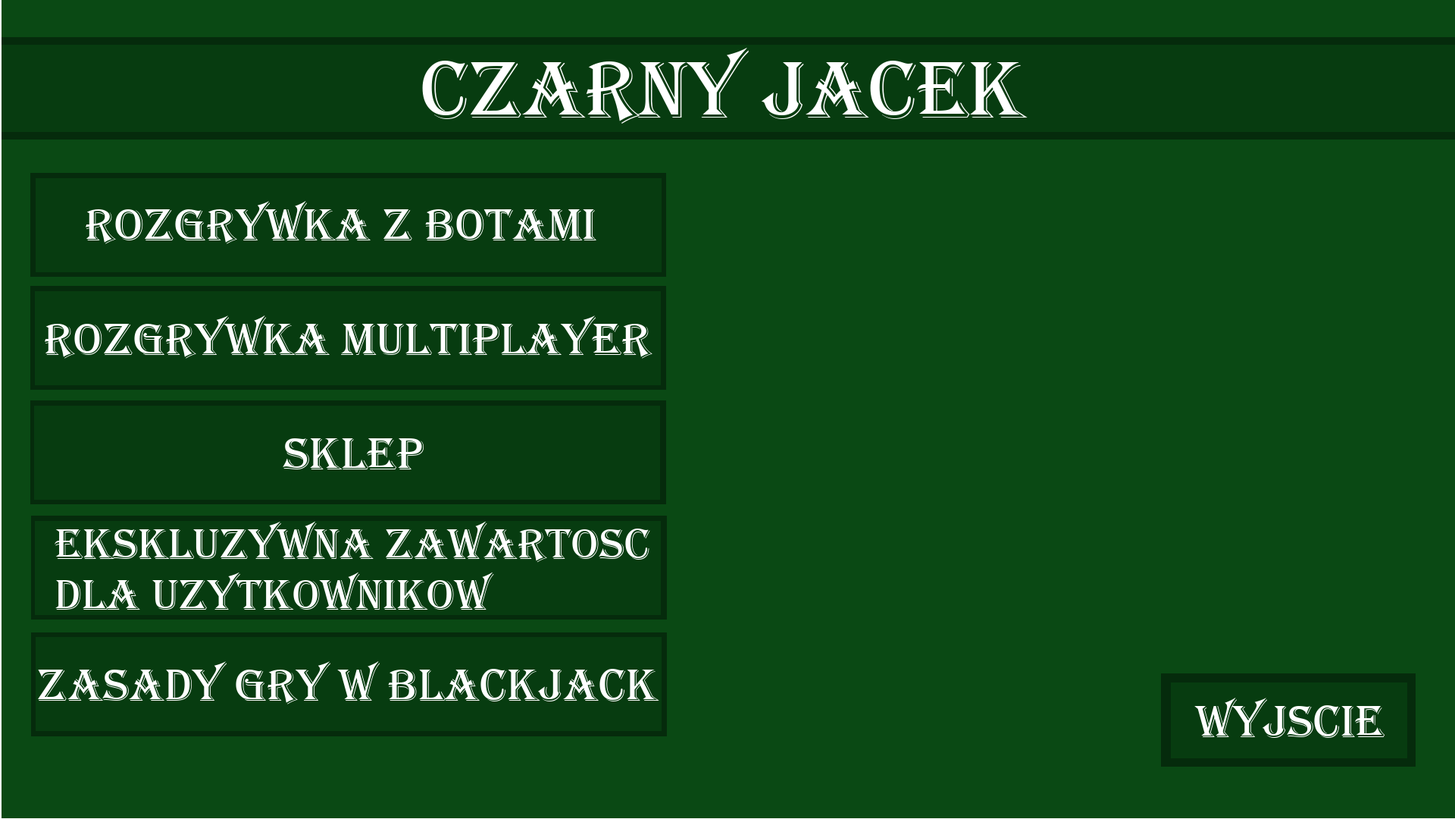
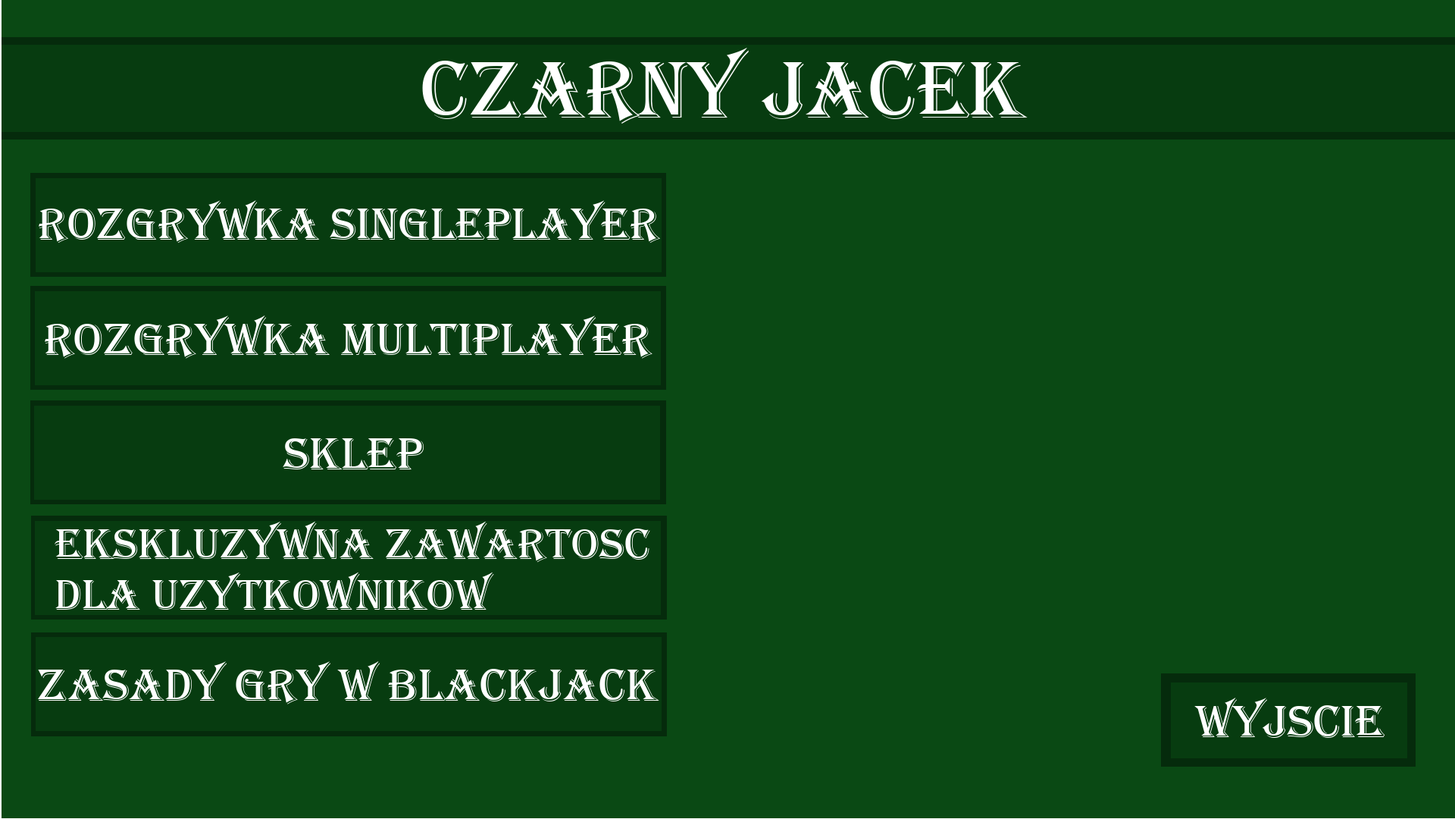
Two versions of the same layered image (1455px x 819px). Layer-by-layer changes:
renamed "Rozgrywka z botami" to "Rozgrywka singleplayer", painted on it over [left=38, top=200, right=661, bottom=245]
